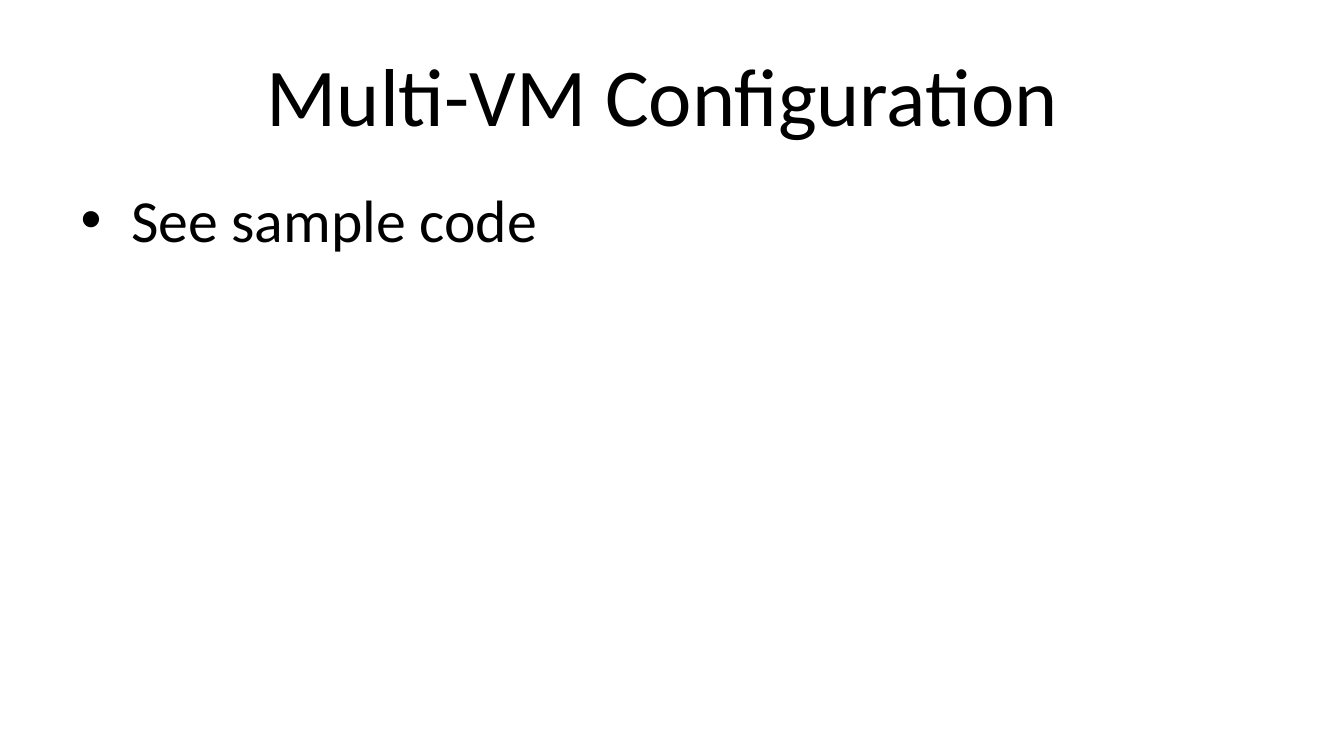
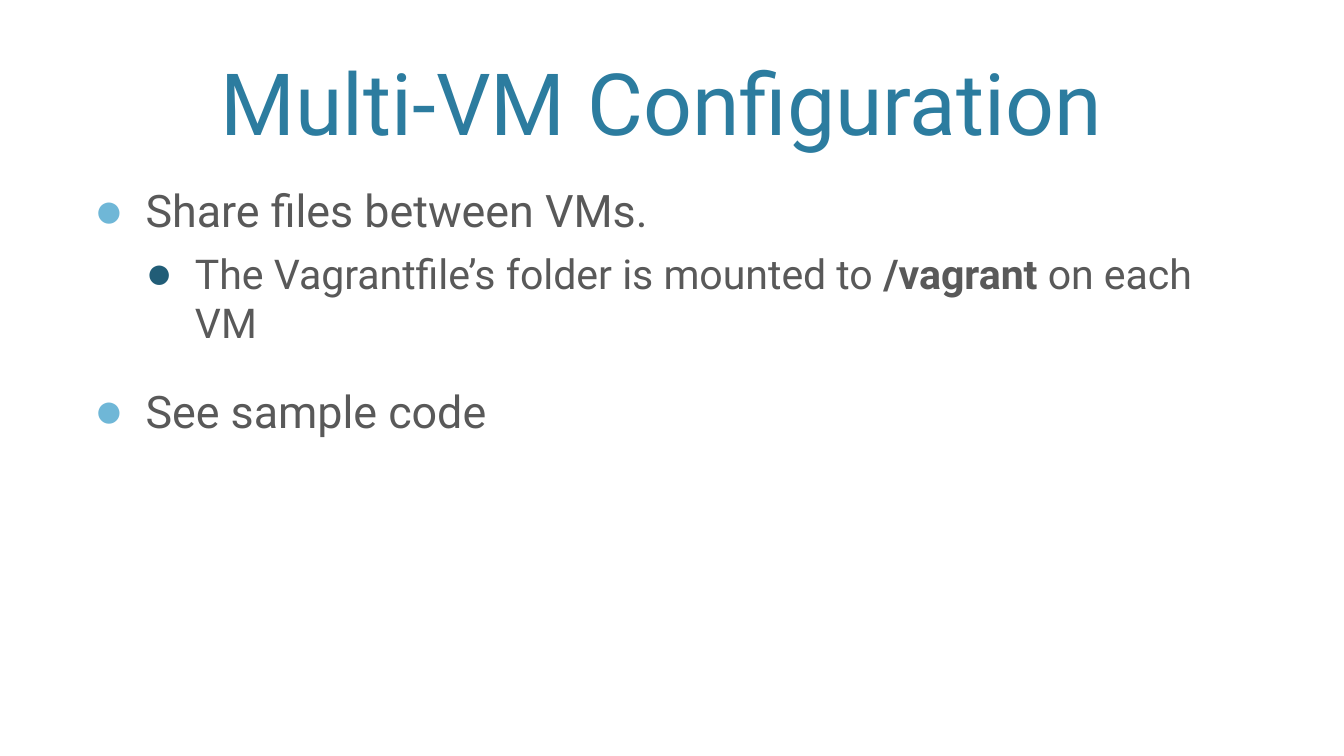
Before and after one commit to VMTrooper/VagrantBrownBag, a slide deck: slide 13 of Vagrant.pptx. Drawn at 1344x756 pixels with LibreOffice and Linux fonts; fonts in the diff are those of the drawing; background and template pictures are left out. Boxes give left, top, right and bottom in pixels: in the first picture for what was removed or moved away, otherwise in the second. Text is boxed around its words. In the diff, an @@ line names an element or a change of style, - is before the commit and + after.

```diff
--- a/Vagrant.pptx
+++ b/Vagrant.pptx
@@ title "Multi-VM Configuration": place and size @@
-title "Multi-VM Configuration" at (267, 69, 1058, 140)
+title "Multi-VM Configuration" at (221, 69, 1101, 153)
@@ title "Multi-VM Configuration" at (221, 69, 1101, 153): size 44 to 46 pt, font Calibri to Roboto, text colour #000000 to #2C7C9F; vertical alignment middle to bottom @@
@@ text "Share files between VMs.": place and size @@
-text "Share files between VMs." at (131, 200, 536, 252)
+text "Share files between VMs." at (146, 193, 1192, 437)
@@ text at (146, 193, 1192, 338): paragraphs added @@
+● Share files between VMs.
+  ● The Vagrantfile’s folder is mounted to /vagrant on each VM
@@ text at (146, 394, 486, 437): size 32 to 24 pt, font Calibri to Roboto, text colour #000000 to #595959 in "See sample code"; bullet • to ●; more space between paragraphs @@
```
Also in this commit, not shown: 14 other slides changed.
